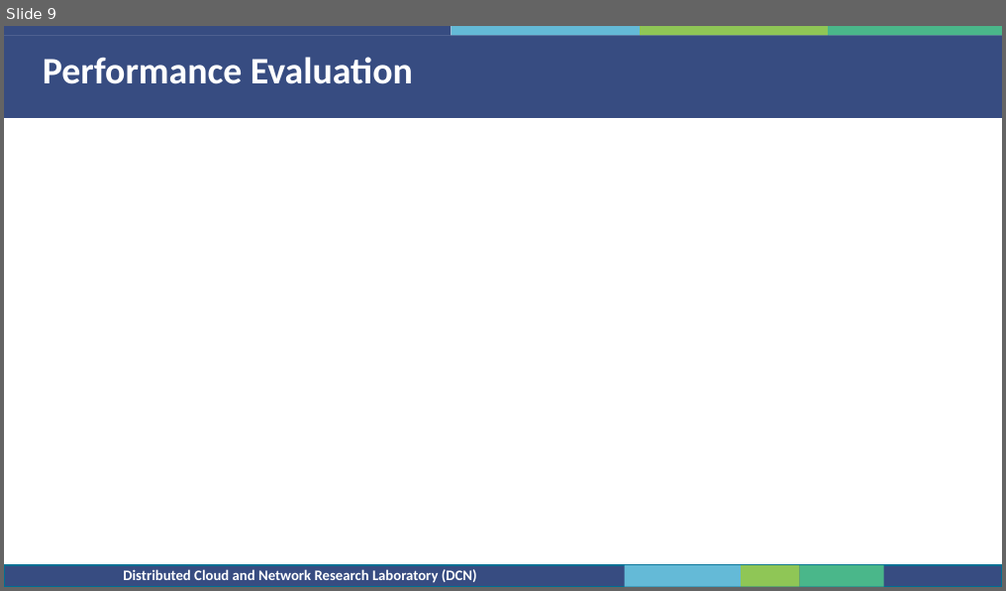
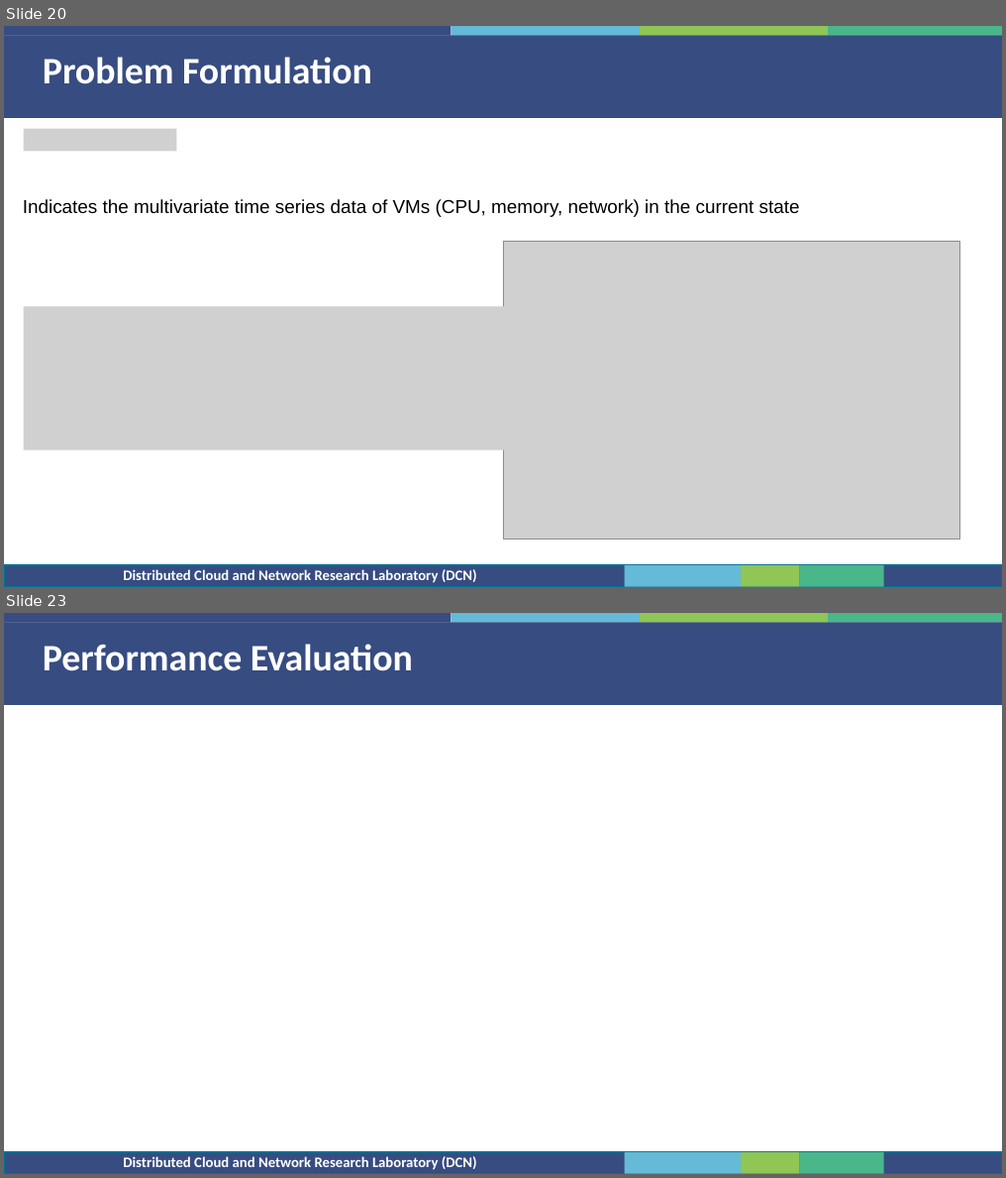
Before and after one commit to bactp/ml-class-project-20232, a slide deck: Integrated-Project.pptx. Shown one above the other, each under a label of ours: slide 9 before the commit, slides 20 and 23 after it; the slides between them are not shown. The pictures are 1006x591 and 1006x1178 pixels, drawn with LibreOffice and Linux fonts; fonts in the diff are those of the drawing; grey boxes stand for pictures; background and template pictures are left out. Boxes give left, top, right and bottom in pixels: in the first picture for what was removed or moved away, otherwise in the second. Text is boxed around its words. In the diff, an @@ line names an element or a change of style, - is before the commit and + after.

```diff
--- a/Integrated-Project.pptx
+++ b/Integrated-Project.pptx
@@ slide 20 added at [4, 26, 1002, 587], background #FFFFFF; not listed: 10 template elements that a slide beside it also shows @@
@@ text added at [43, 57, 372, 84], 36 pt, text #FFFFFF, bold @@
+Problem Formulation
@@ picture added at [24, 129, 177, 151] @@
@@ text added at [23, 199, 800, 217], 18 pt, text #000000 @@
+Indicates the multivariate time series data of VMs (CPU, memory, network) in the current state
@@ picture added at [503, 241, 960, 540] @@
@@ picture added at [24, 307, 541, 451] @@
@@ what was slide 9 is now slide 23 @@
```
Also in this commit, not shown: 4 slides changed, 18 other slides added, 4 slides removed.
